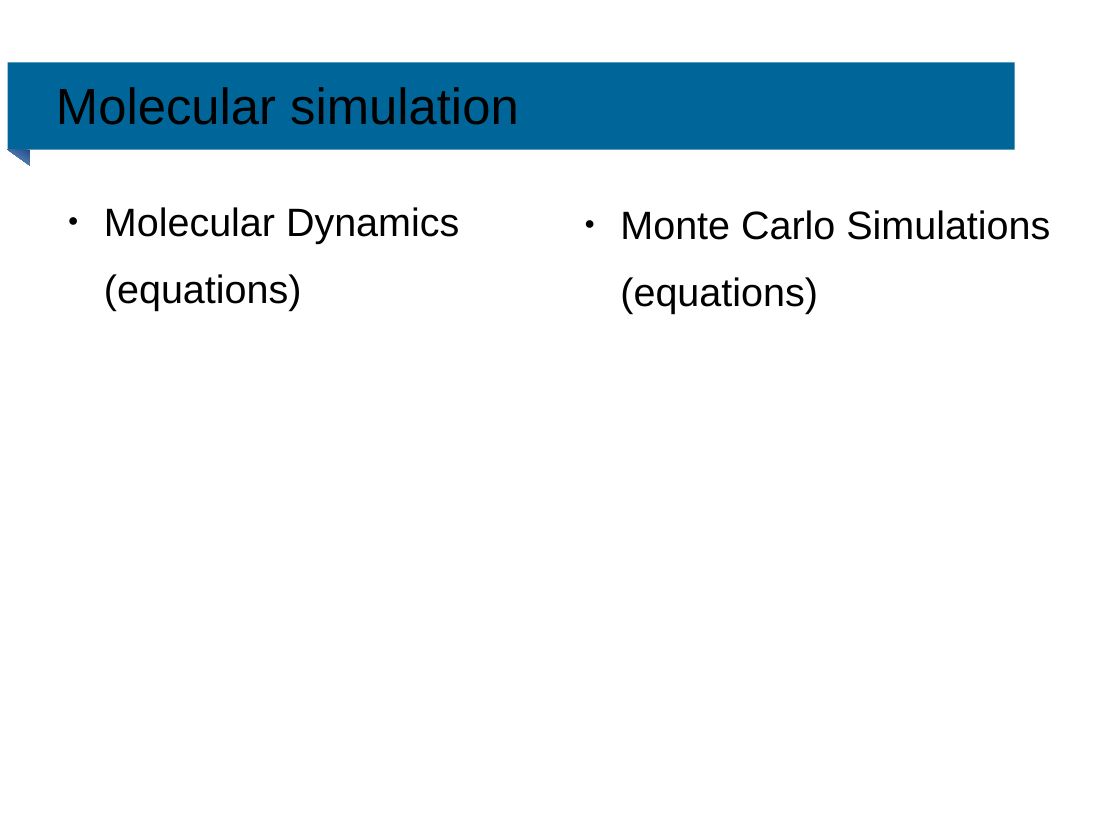
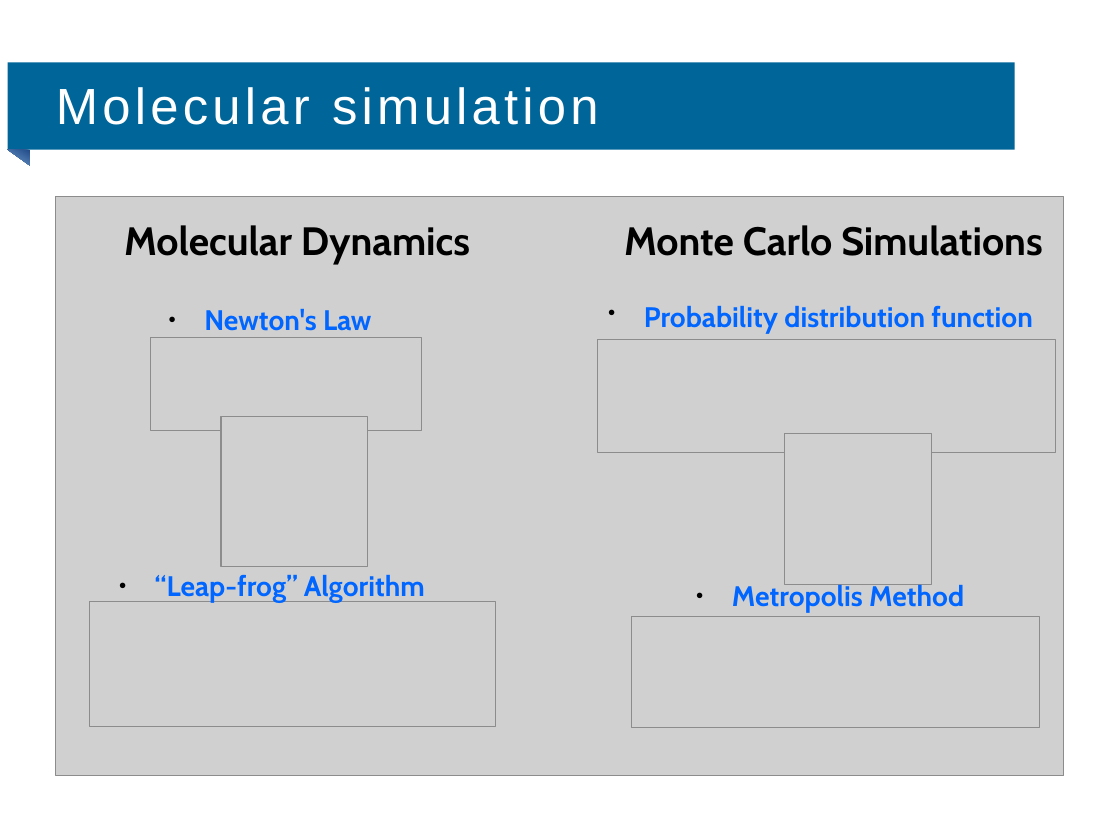
Before and after one commit to acnz/summer-prj, a slide deck: slide 3 of Slides.odp. Drawn at 1120x840 pixels with LibreOffice and Linux fonts; fonts in the diff are those of the drawing; grey boxes stand for pictures; background and template pictures are left out. Boxes give left, top, right and bottom in pixels: in the first picture for what was removed or moved away, otherwise in the second. Text is boxed around its words. In the diff, an @@ line names an element or a change of style, - is before the commit and + after.

Commit message:
4l

```diff
--- a/Slides.odp
+++ b/Slides.odp
@@ title "Molecular simulation" at [56,87,598,125]: text colour #000000 to #FFFFFF, letter spacing 0 to 3 pt @@
@@ picture added at [56,196,1064,775] @@
@@ text "Molecular Dynamics" at [124,225,470,264]: font Arial to Cabin, bold on; bullet ● to none @@
@@ text "Molecular Dynamics": place and size @@
-text "Molecular Dynamics" at [104,207,459,311]
+text "Molecular Dynamics" at [124,225,470,264]
@@ text "Monte Carlo Simulations": place and size @@
-text "Monte Carlo Simulations" at [620,210,1050,314]
+text "Monte Carlo Simulations" at [624,225,1042,256]
@@ text "Monte Carlo Simulations" at [624,225,1042,256]: font Arial to Cabin, bold on; bullet ● to none @@
@@ text at [104,274,301,311]: paragraph removed @@
-(equations)
@@ text at [620,277,817,314]: paragraph removed @@
-(equations)
@@ text added at [204,309,371,331], 20 pt, text #0066FF, bold @@
+● Newton's Law
@@ text added at [644,306,1032,333], 20 pt, text #0066FF, bold @@
+● Probability distribution function
@@ picture added at [151,337,423,430] @@
@@ picture added at [598,340,1056,453] @@
@@ picture added at [222,416,369,567] @@
@@ picture added at [786,433,933,584] @@
@@ text added at [155,575,425,602], 20 pt, text #0066FF, bold @@
+● “Leap-frog” Algorithm
@@ text added at [732,582,964,612], 20 pt, text #0066FF, bold @@
+● Metropolis Method
@@ picture added at [90,602,496,727] @@
@@ picture added at [632,617,1041,729] @@
```
Also in this commit, not shown: 3 other slides changed.
